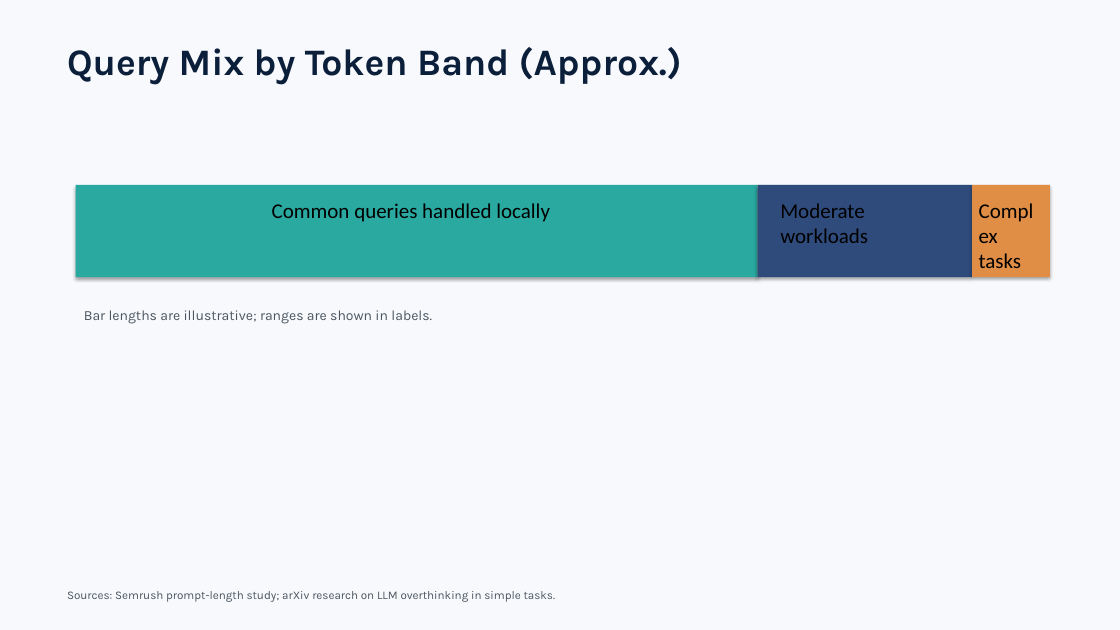
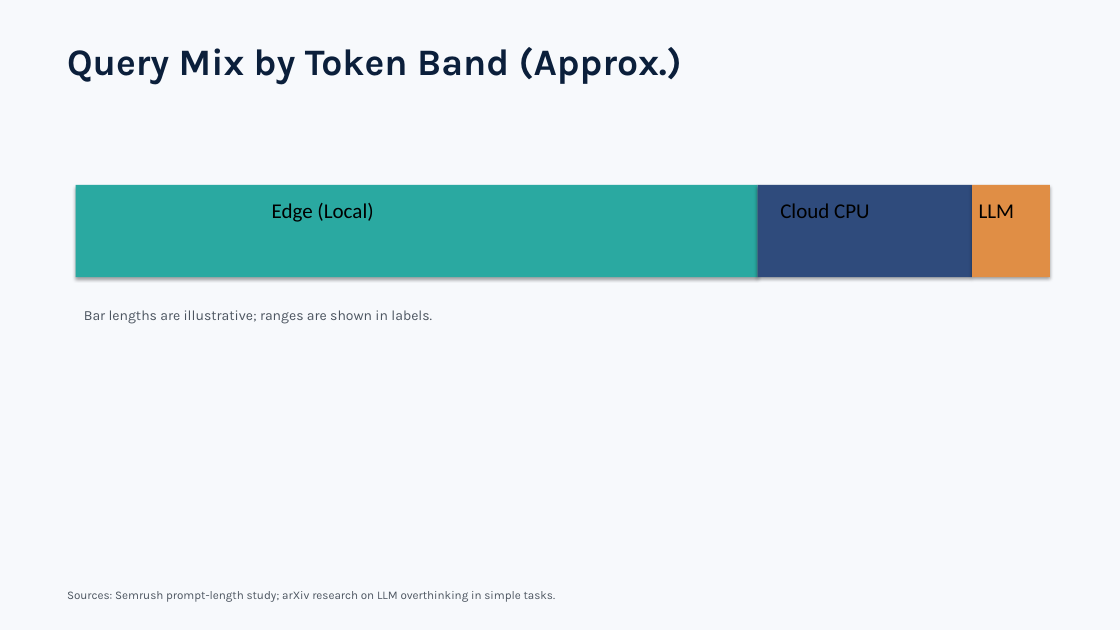
Before and after one commit to gorky117-cell/gaurav_personal, a slide deck: slide 3 of investor-materials/token_distribution_linkedin.pptx. Drawn at 1120x630 pixels with LibreOffice and Linux fonts; fonts in the diff are those of the drawing. Boxes give left, top, right and bottom in pixels: in the first picture for what was removed or moved away, otherwise in the second. Text is boxed around its words. In the diff, an @@ line names an element or a change of style, - is before the commit and + after.

Commit message:
Update token-band bar labels to Edge/Cloud CPU/LLM and refresh document slides

```diff
--- a/investor-materials/token_distribution_linkedin.pptx
+++ b/investor-materials/token_distribution_linkedin.pptx
@@ text at [272, 203, 373, 222]: text changed @@
-Common queries handled locally
+Edge (Local)
@@ text at [780, 203, 869, 218]: text changed @@
-Moderate workloads
+Cloud CPU
@@ text at [979, 204, 1015, 218]: text changed @@
-Complex tasks
+LLM
```
Also in this commit, not shown: 1 other file.
